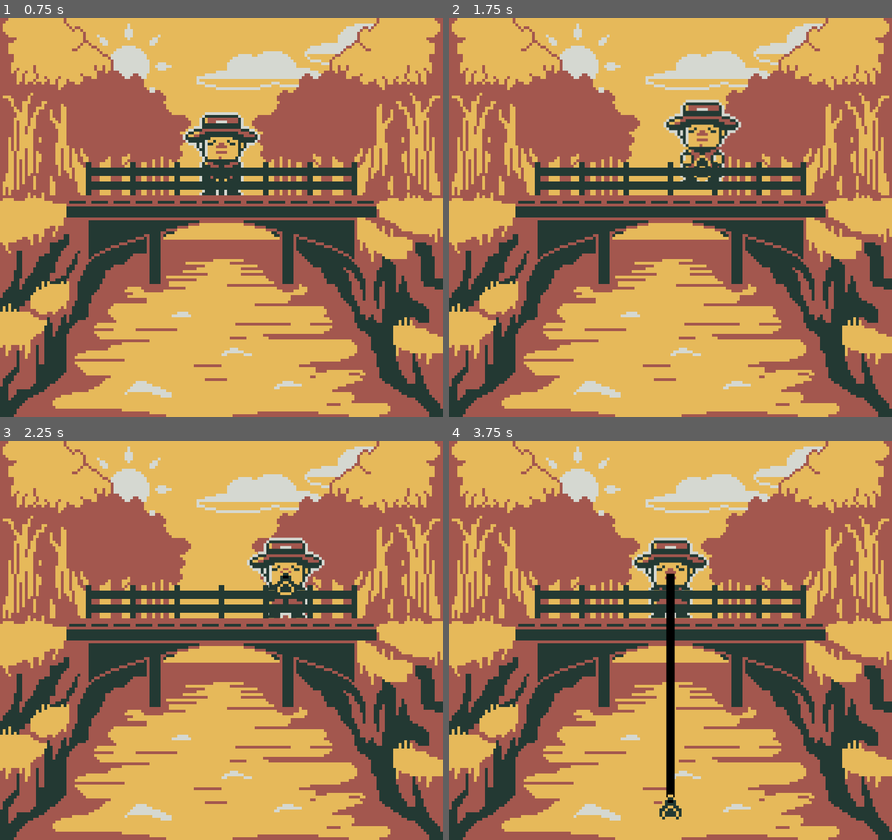
Above: before the commit, frames 1-4 (two rows, left to right).
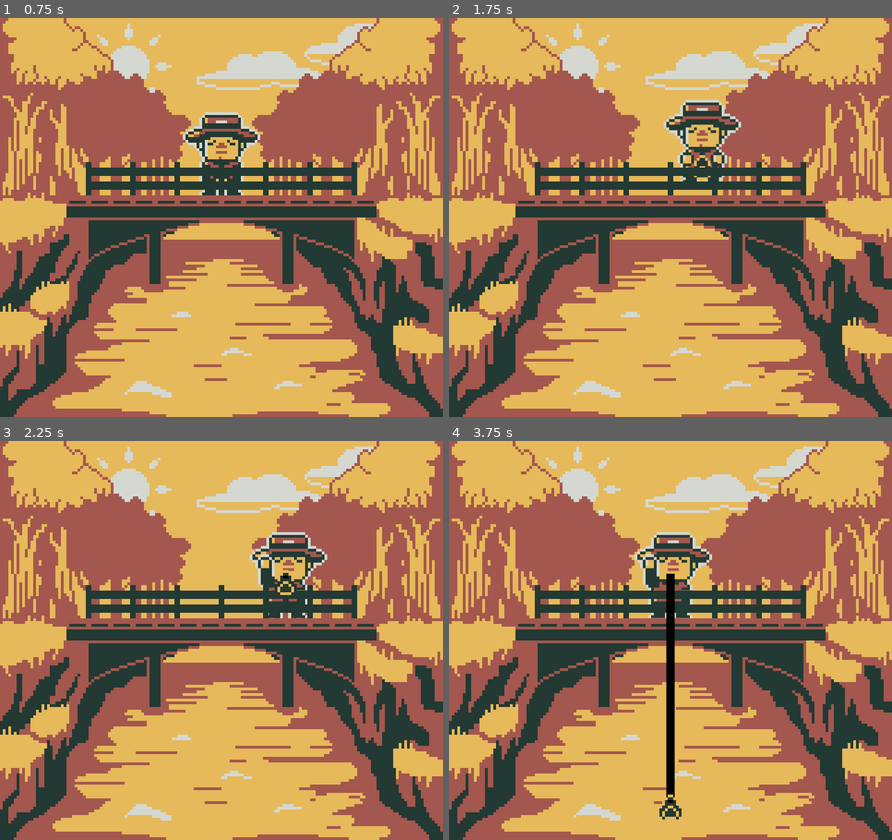
Above: after the commit, the same moments.

Repository: vida85/water-under-the-bridge
Game: Godot game, scene res://scenes/main menu/MainMenu.tscn
Two runs of this game, one before a commit and one after it. Both use one fixed random seed, a clock stepped at 60 frames per second and the inputs below. The engine's default icon, where the game draws it, is replaced by a stand-in: a white triangle on a blue panel in a dark square.
Inputs (mouse positions are in pixels of both pictures, inside the frame that each line leads up to):
- Up to frame 1 (0.75 s): click "Play" at 0.5 s
- Up to frame 2 (1.75 s): tap Enter (ui_accept) at 1.25 s; move the mouse to (767, 197) at 1.27 s; hold D (right) from 1.28 s (still down); hold E (cast_line) from 1.28 s (still down); click (767, 197) at 1.42 s; tap Space (jump) at 1.52 s
- Up to frame 3 (2.25 s): release D (right) at 2 s; release E (cast_line) at 2 s; drag from (132, 660) to (279, 596) at 2.02 s
- Up to frame 4 (3.75 s): move the mouse to (714, 552) at 2.77 s; hold A (left) 2.78-3.5 s; hold E (cast_line) 2.78-3.5 s; drag from (648, 720) to (537, 580) at 3.52 s

Frame 1 is identical in both runs. In frame 2, less than 0.1% of the frame differs, in the area x 51-63%, y 32-37%; in frame 3, 1.4%; in frame 4, 1.5%, in the area x 41-60%, y 22-41%.

Commit message:
added more animations.

Diff:
--- a/magnet-gold/components/platformer movement 2D/platformer_movement_2d.gd
+++ b/magnet-gold/components/platformer movement 2D/platformer_movement_2d.gd
@@ -84,5 +84,11 @@
 		ap.play("walk_left")
 	elif move_direction > 0:
 		ap.play("walk_right")
+	elif body.throwing:
+		ap.play("throw")
+	elif body.pulling:
+		ap.play("pull")
+	elif body.fishing:
+		ap.play("fish")
 	else:
 		ap.play("idle")
--- a/magnet-gold/scenes/player/Player.tscn
+++ b/magnet-gold/scenes/player/Player.tscn
@@ -114,6 +114,24 @@
 "values": [0]
 }
 
+[sub_resource type="Animation" id="Animation_5stf6"]
+resource_name = "fish"
+length = 0.8
+loop_mode = 1
+step = 0.1
+tracks/0/type = "value"
+tracks/0/imported = false
+tracks/0/enabled = true
+tracks/0/path = NodePath("Sprite2D:frame")
+tracks/0/interp = 1
+tracks/0/loop_wrap = true
+tracks/0/keys = {
+"times": PackedFloat32Array(0, 0.20000005, 0.4000001, 0.6),
+"transitions": PackedFloat32Array(1, 1, 1, 1),
+"update": 1,
+"values": [12, 13, 14, 15]
+}
+
 [sub_resource type="Animation" id="Animation_tpg5x"]
 resource_name = "idle"
 length = 0.8
@@ -130,6 +148,70 @@
 "transitions": PackedFloat32Array(1, 1, 1, 1),
 "update": 1,
 "values": [0, 1, 2, 3]
+}
+
+[sub_resource type="Animation" id="Animation_7oing"]
+resource_name = "pull"
+length = 0.8
+loop_mode = 1
+step = 0.1
+tracks/0/type = "value"
+tracks/0/imported = false
+tracks/0/enabled = true
+tracks/0/path = NodePath("Sprite2D:frame")
+tracks/0/interp = 1
+tracks/0/loop_wrap = true
+tracks/0/keys = {
+"times": PackedFloat32Array(-5.9604645e-08, 0.19999993, 0.39999998, 0.5999999),
+"transitions": PackedFloat32Array(1, 1, 1, 1),
+"update": 1,
+"values": [11, 10, 9, 8]
+}
+tracks/1/type = "method"
+tracks/1/imported = false
+tracks/1/enabled = true
+tracks/1/path = NodePath(".")
+tracks/1/interp = 1
+tracks/1/loop_wrap = true
+tracks/1/keys = {
+"times": PackedFloat32Array(0.8),
+"transitions": PackedFloat32Array(1),
+"values": [{
+"args": [],
+"method": &"end_pull"
+}]
+}
+
+[sub_resource type="Animation" id="Animation_pn6s4"]
+resource_name = "throw"
+length = 0.8
+loop_mode = 1
+step = 0.1
+tracks/0/type = "value"
+tracks/0/imported = false
+tracks/0/enabled = true
+tracks/0/path = NodePath("Sprite2D:frame")
+tracks/0/interp = 1
+tracks/0/loop_wrap = true
+tracks/0/keys = {
+"times": PackedFloat32Array(0, 0.20000005, 0.4000001, 0.6),
+"transitions": PackedFloat32Array(1, 1, 1, 1),
+"update": 1,
+"values": [8, 9, 10, 11]
+}
+tracks/1/type = "method"
+tracks/1/imported = false
+tracks/1/enabled = true
+tracks/1/path = NodePath(".")
+tracks/1/interp = 1
+tracks/1/loop_wrap = true
+tracks/1/keys = {
+"times": PackedFloat32Array(0.8),
+"transitions": PackedFloat32Array(1),
+"values": [{
+"args": [],
+"method": &"end_throw"
+}]
 }
 
 [sub_resource type="Animation" id="Animation_v42im"]
@@ -171,7 +253,10 @@
 [sub_resource type="AnimationLibrary" id="AnimationLibrary_c3xxp"]
 _data = {
 &"RESET": SubResource("Animation_c3xxp"),
+&"fish": SubResource("Animation_5stf6"),
 &"idle": SubResource("Animation_tpg5x"),
+&"pull": SubResource("Animation_7oing"),
+&"throw": SubResource("Animation_pn6s4"),
 &"walk_left": SubResource("Animation_v42im"),
 &"walk_right": SubResource("Animation_npwbq")
 }
@@ -199,7 +284,7 @@
 unique_name_in_owner = true
 texture = ExtResource("4_npwbq")
 offset = Vector2(0, -16)
-hframes = 8
+hframes = 16
 
 [node name="AnimatedSprite2D" type="AnimatedSprite2D" parent="." unique_id=833276254]
 visible = false
--- a/magnet-gold/scenes/player/player.gd
+++ b/magnet-gold/scenes/player/player.gd
@@ -18,7 +18,9 @@
 const ORDER_INDEX_DEFAULT: int = 1
 const ORDER_INDEX_LINECAST: int = 20
 
-
+var throwing = false
+var pulling = false
+var fishing = false
 
 func _ready() -> void:
 	platformer_input_component.cast_magnet_request.connect(_on_cast_line_request)
@@ -30,6 +32,7 @@
 	if not animated_sprite.animation_finished.is_connected(_on_animation_finished):
 		animated_sprite.animation_finished.connect(_on_animation_finished)
 	animated_sprite.play("cast_line")
+	throw()
 
 
 func _on_animation_finished() -> void:
@@ -45,3 +48,17 @@
 	magnet.z_index = ORDER_INDEX_DEFAULT
 	_line_has_been_cast = false
 	cast_line_timeout.emit()
+
+func throw():
+	throwing = true
+
+func end_throw():
+	throwing = false
+	fishing = true
+
+func end_pull():
+	pulling = false
+
+func pull():
+	fishing = false
+	pulling = true
Binary file changed: magnet-gold/scenes/player/textures/fisherman-Sheet.png
